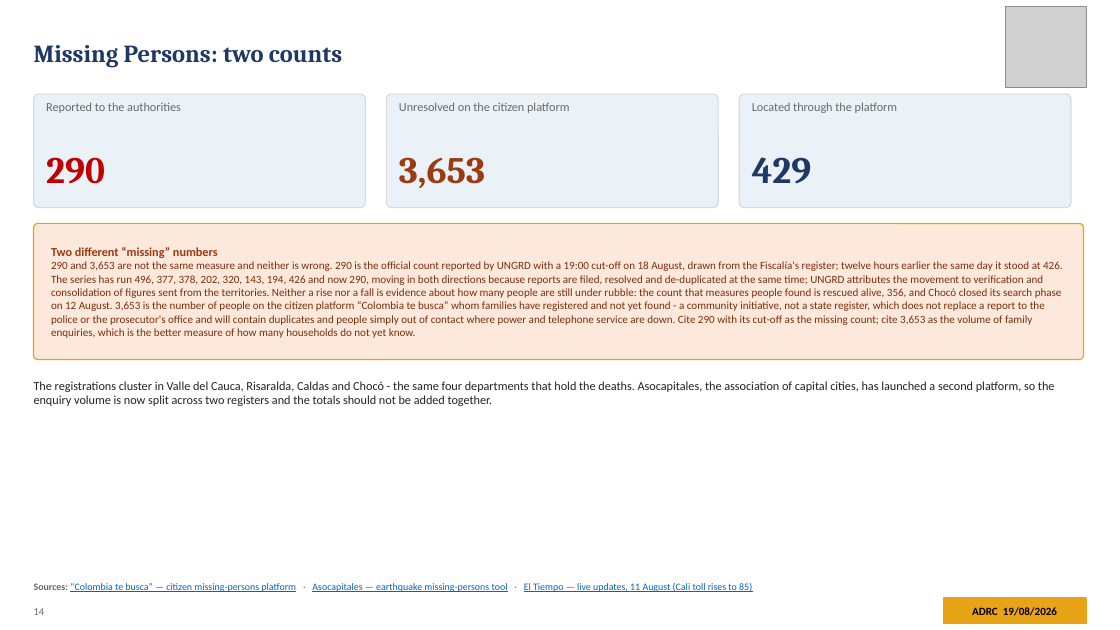
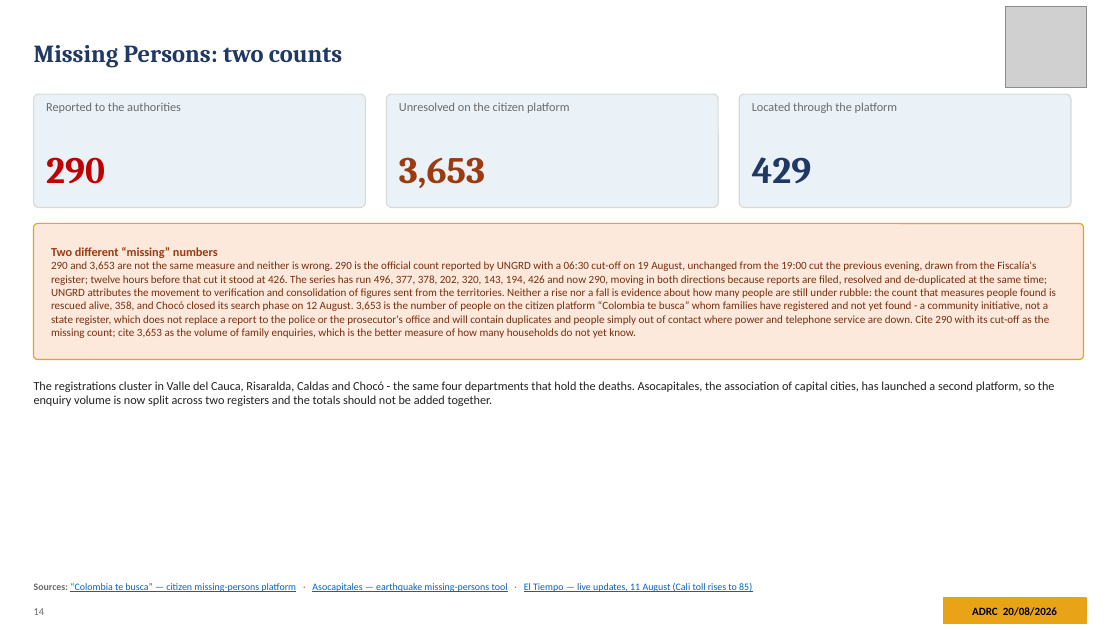
Before and after one commit to kochobi-max/whatsmap, a slide deck: slide 14 of reports/colombia_eq_20260810/output/ADRC_EQ_COL_Choco_20260810_EN.pptx. Drawn at 1120x630 pixels with LibreOffice and Linux fonts; fonts in the diff are those of the drawing; grey boxes stand for pictures. Boxes give left, top, right and bottom in pixels: in the first picture for what was removed or moved away, otherwise in the second. Text is boxed around its words. In the diff, an @@ line names an element or a change of style, - is before the commit and + after.

```diff
--- a/reports/colombia_eq_20260810/output/ADRC_EQ_COL_Choco_20260810_EN.pptx
+++ b/reports/colombia_eq_20260810/output/ADRC_EQ_COL_Choco_20260810_EN.pptx
@@ text at (51, 247, 1056, 338): text changed @@
-Two different “missing” numbers
-290 and 3,653 are not the same measure and neither is wrong. 290 is the official count reported by UNGRD with a 19:00 cut-off on 18 August, drawn from the Fiscalía's register; twelve hours earlier the same day it stood at 426. The series has run 496, 377, 378, 202, 320, 143, 194, 426 and now 290, moving in both directions because reports are filed, resolved and de-duplicated at the same time; UNGRD attributes the movement to verification and consolidation of figures sent from the territories. Neither a rise nor a fall is evidence about how many people are still under rubble: the count that measures people found is rescued alive, 356, and Chocó closed its search phase on 12 August. 3,653 is the number of people on the citizen platform “Colombia te busca” whom families have registered and not yet found - a community initiative, not a state register, which does not replace a report to the police or the prosecutor's office and will contain duplicates and people simply out of contact where power and telephone service are down. Cite 290 with its cut-off as the missing count; cite 3,653 as the volume of family enquiries, which is the better measure of how many households do not yet know.
+Two different “missing” numbers
+290 and 3,653 are not the same measure and neither is wrong. 290 is the official count reported by UNGRD with a 06:30 cut-off on 19 August, unchanged from the 19:00 cut the previous evening, drawn from the Fiscalía's register; twelve hours before that cut it stood at 426. The series has run 496, 377, 378, 202, 320, 143, 194, 426 and now 290, moving in both directions because reports are filed, resolved and de-duplicated at the same time; UNGRD attributes the movement to verification and consolidation of figures sent from the territories. Neither a rise nor a fall is evidence about how many people are still under rubble: the count that measures people found is rescued alive, 358, and Chocó closed its search phase on 12 August. 3,653 is the number of people on the citizen platform “Colombia te busca” whom families have registered and not yet found - a community initiative, not a state register, which does not replace a report to the police or the prosecutor's office and will contain duplicates and people simply out of contact where power and telephone service are down. Cite 290 with its cut-off as the missing count; cite 3,653 as the volume of family enquiries, which is the better measure of how many households do not yet know.
@@ text at (972, 607, 1057, 616): text changed @@
-ADRC 19/08/2026
+ADRC 20/08/2026
```
Also in this commit, not shown: 36 other slides changed, 8 other files.
